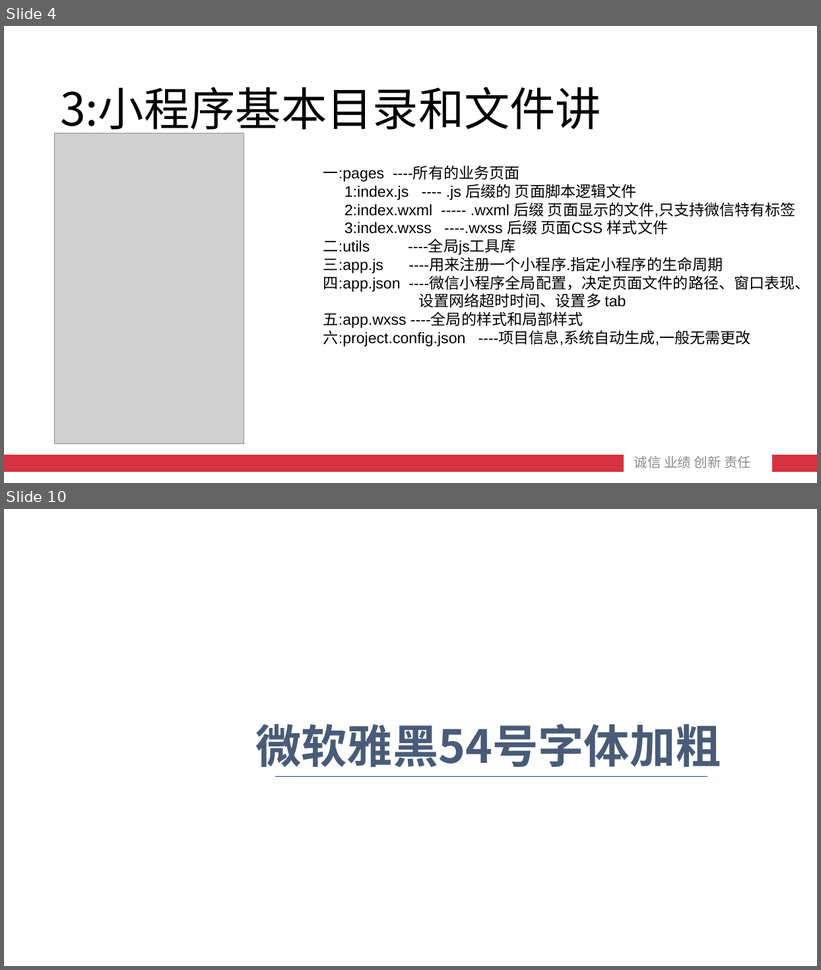
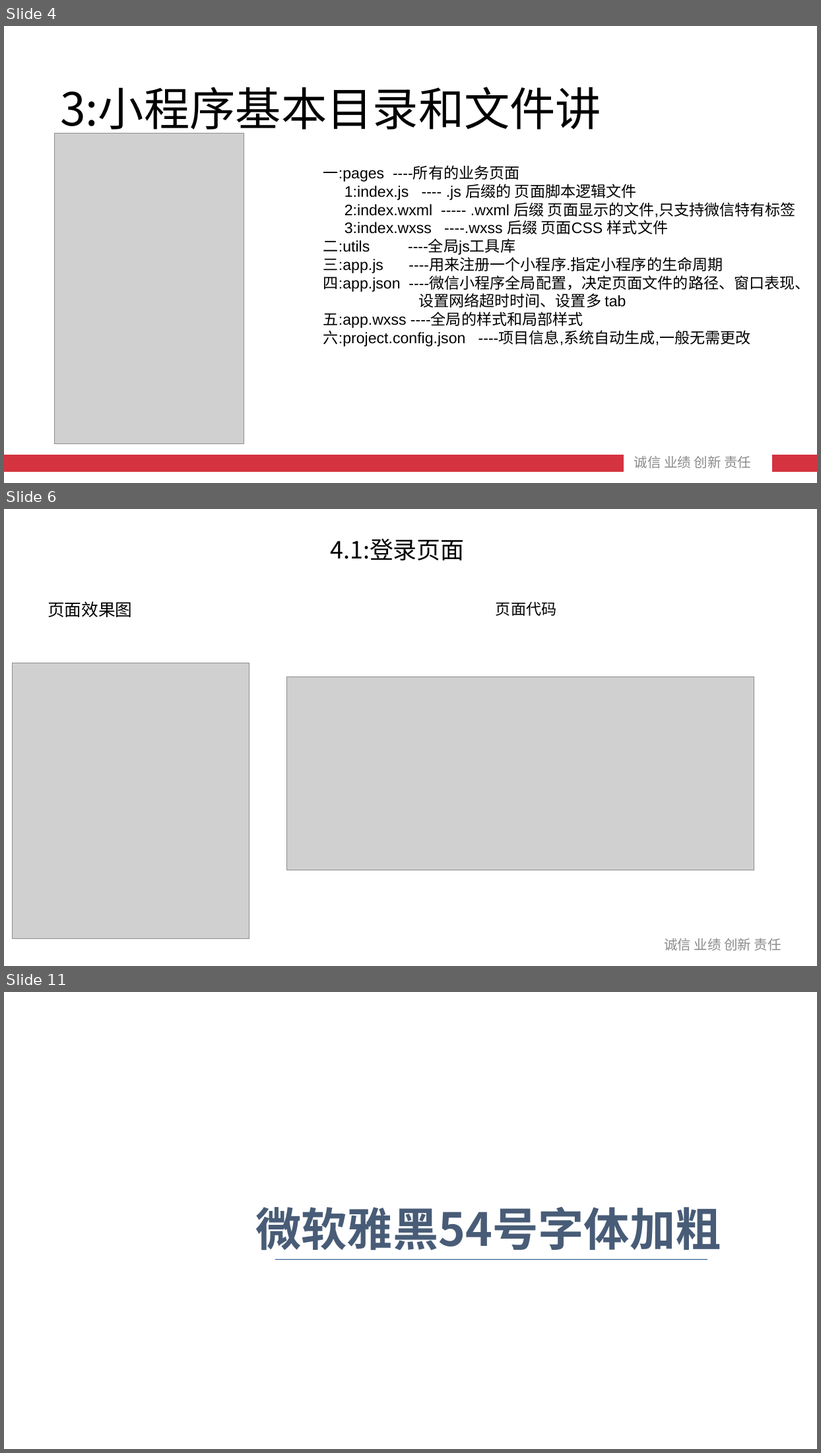
Before and after one commit to roet80736/WXMiniTraining, a slide deck: 微信小程序初级入门.pptx. Shown one above the other, each under a label of ours: slides 4 and 10 before the commit, slides 4, 6 and 11 after it; the slides between them are not shown. The pictures are 821x970 and 821x1453 pixels, drawn with LibreOffice and Linux fonts; fonts in the diff are those of the drawing; grey boxes stand for pictures; background and template pictures are left out. Boxes give left, top, right and bottom in pixels: in the first picture for what was removed or moved away, otherwise in the second. Text is boxed around its words. In the diff, an @@ line names an element or a change of style, - is before the commit and + after.

```diff
--- a/微信小程序初级入门.pptx
+++ b/微信小程序初级入门.pptx
@@ slide 6 added at (4, 509, 817, 966), background picture (left out) @@
@@ text added at (330, 539, 464, 560), 28 pt, text #000000 @@
+4.1:登录页面
@@ text added at (48, 601, 132, 617), 20 pt, text #000000 @@
+页面效果图
@@ text added at (496, 602, 556, 616), 18 pt, text #000000 @@
+页面代码
@@ picture added at (13, 663, 250, 939) @@
@@ picture added at (287, 677, 755, 870) @@
@@ text added at (664, 939, 781, 951), 16 pt, text #8C8C8C @@
+诚信 业绩 创新 责任
@@ what was slide 10 is now slide 11 @@
```
Also in this commit, not shown: 1 slide changed, 1 other slide added, 1 slide removed.
